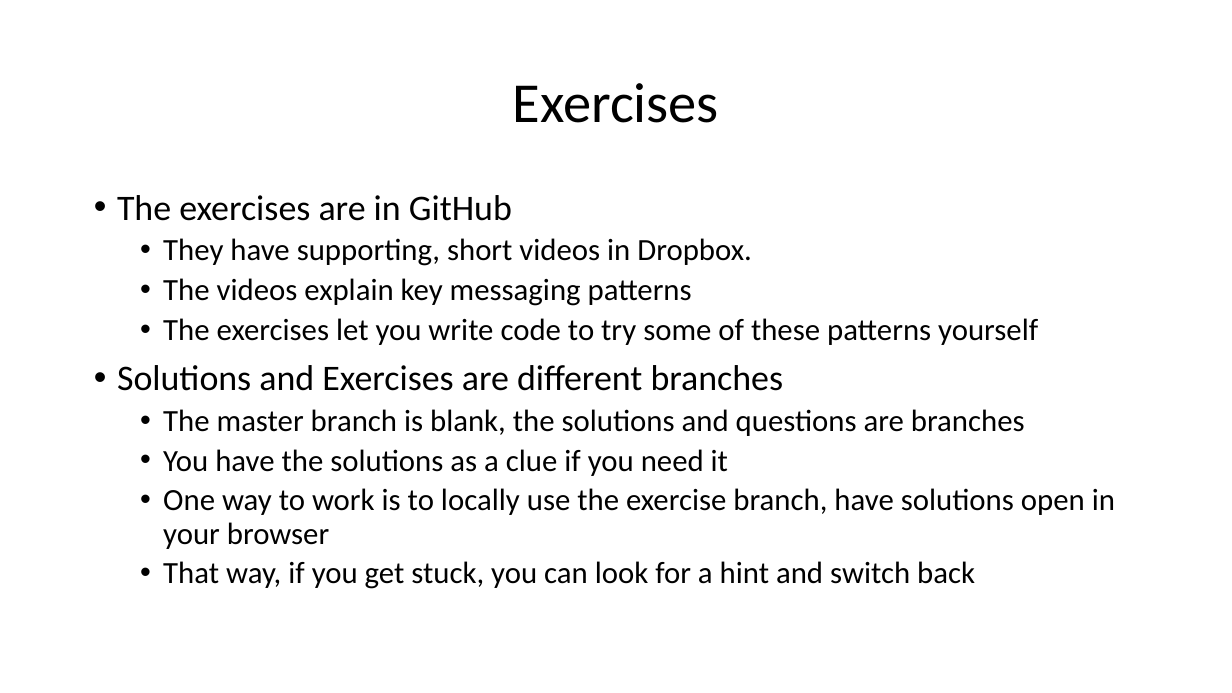
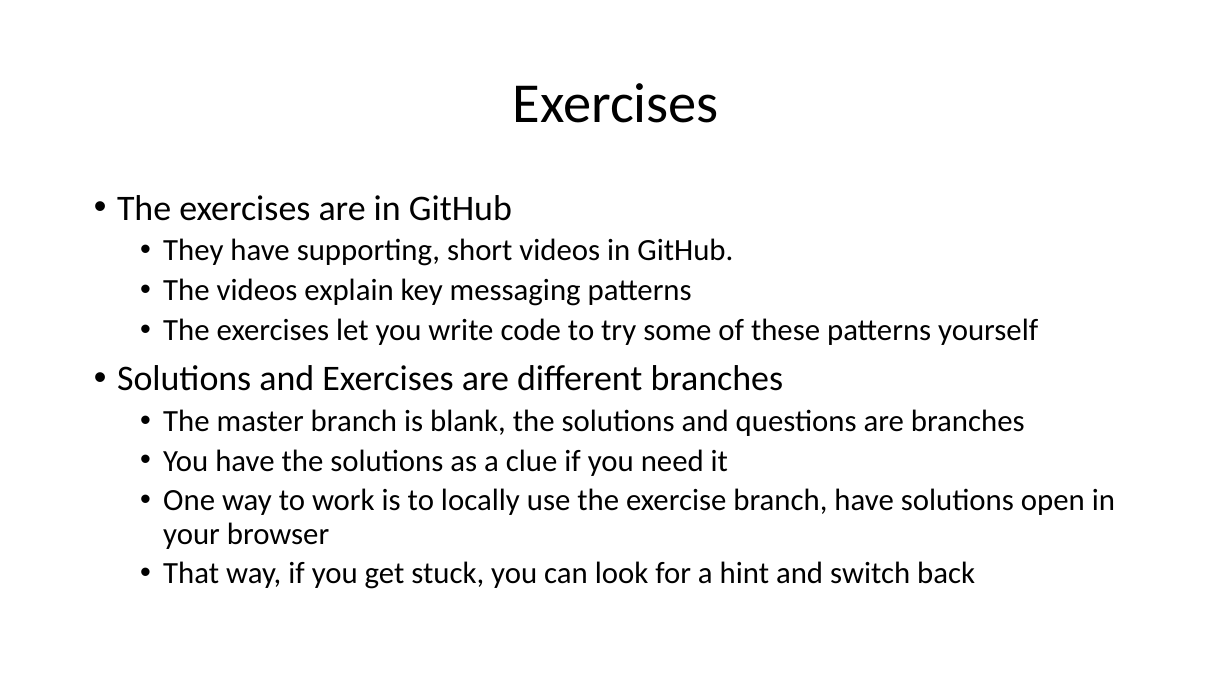
Before and after one commit to iancooper/practical-messaging, a slide deck: slide 4 of exercises/Introduction-To-Exercises.pptx. Drawn at 1232x693 pixels with LibreOffice and Linux fonts; fonts in the diff are those of the drawing. Boxes give left, top, right and bottom in pixels: in the first picture for what was removed or moved away, otherwise in the second. Text is boxed around its words. In the diff, an @@ line names an element or a change of style, - is before the commit and + after.

```diff
--- a/exercises/Introduction-To-Exercises.pptx
+++ b/exercises/Introduction-To-Exercises.pptx
@@ text at (x1=163, y1=238, x2=733, y2=266): text changed @@
-  • They have supporting, short videos in Dropbox.
+  • They have supporting, short videos in GitHub.
```
Also in this commit, not shown: 1 other slide changed, 2 other files.
